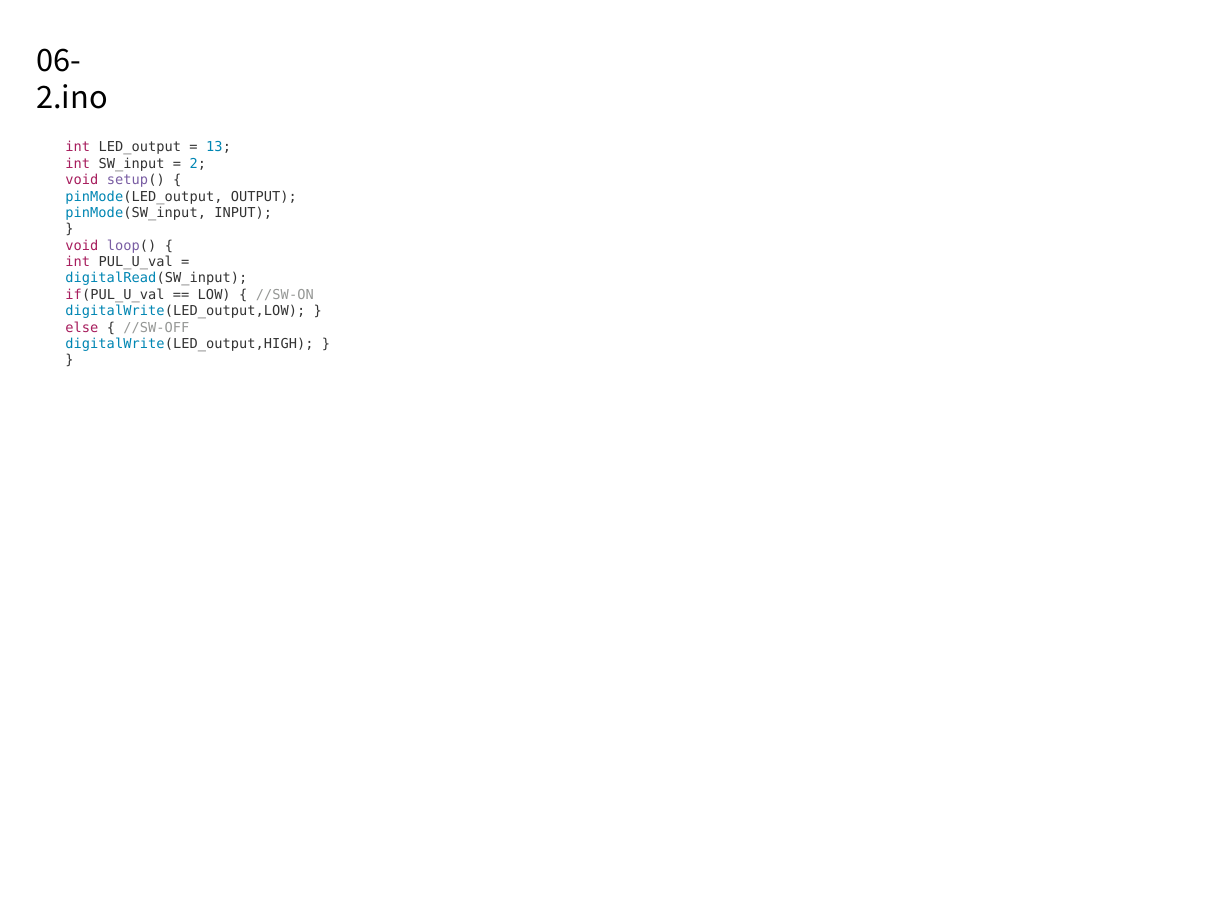
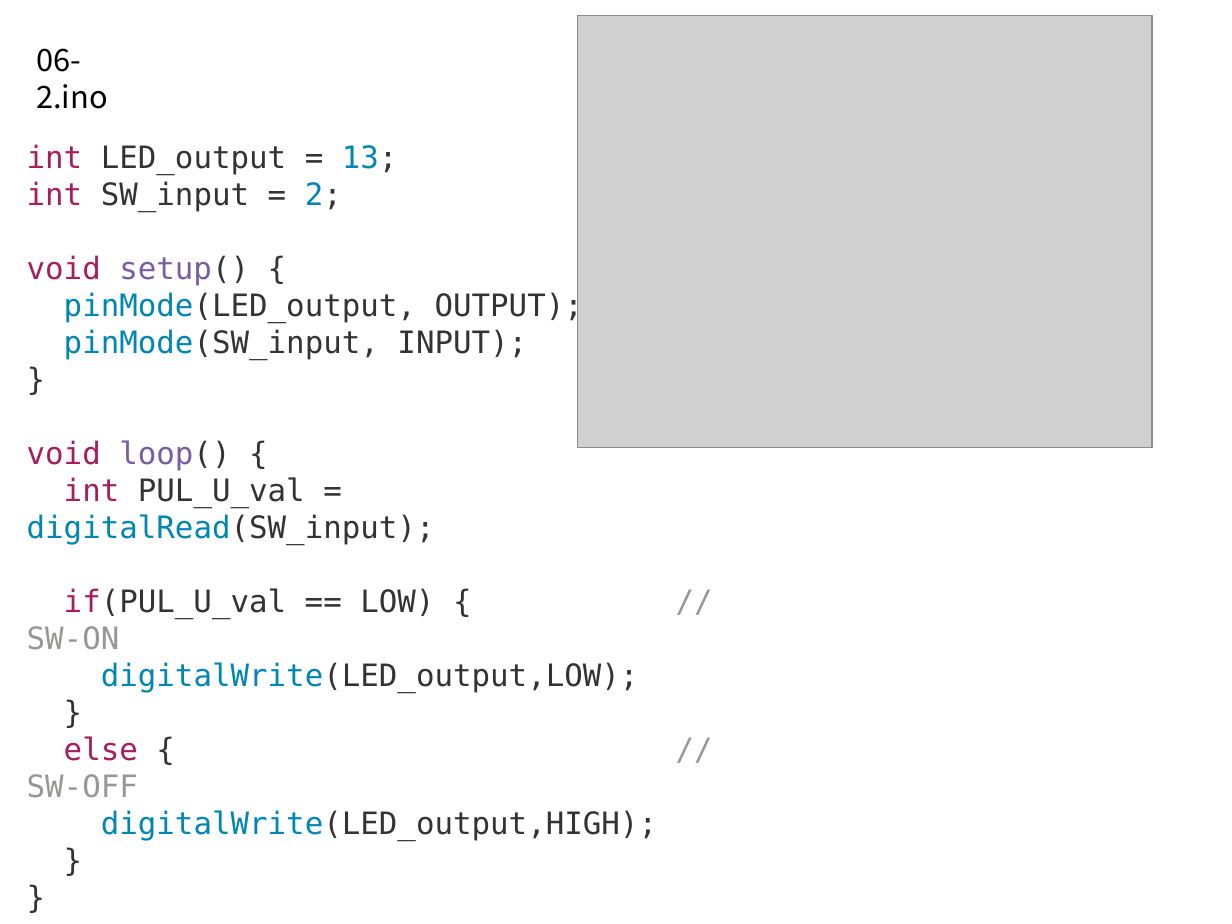
Before and after one commit to taesamja/summer_lec, a slide deck: slide 20 of 아두이노_초급연수.pptx. Drawn at 1232x924 pixels with LibreOffice and Linux fonts; fonts in the diff are those of the drawing; grey boxes stand for pictures. Boxes give left, top, right and bottom in pixels: in the first picture for what was removed or moved away, otherwise in the second. Text is boxed around its words. In the diff, an @@ line names an element or a change of style, - is before the commit and + after.

```diff
--- a/아두이노_초급연수.pptx
+++ b/아두이노_초급연수.pptx
@@ picture added at box(578, 16, 1153, 447) @@
@@ text at box(27, 144, 639, 798): paragraph added @@
+}
@@ text "int LED_output = 13;": place and size @@
-text "int LED_output = 13;" at box(65, 140, 314, 352)
+text "int LED_output = 13;" at box(27, 144, 639, 798)
@@ text at box(27, 144, 583, 798): size 8 to 18 pt in "int LED_output = 13;", "int SW_input = 2;", "void setup() {", "pinMode(LED_output, OUTPUT);" and 7 more places @@
@@ text at box(65, 337, 313, 352): text changed; size 8 to 18 pt @@
-digitalWrite(LED_output,HIGH); }
+digitalWrite(LED_output,HIGH);
@@ text at box(101, 662, 639, 693): text changed; size 8 to 18 pt @@
-digitalWrite(LED_output,LOW); }
+digitalWrite(LED_output,LOW);
+}
```
Also in this commit, not shown: 37 other slides changed.
